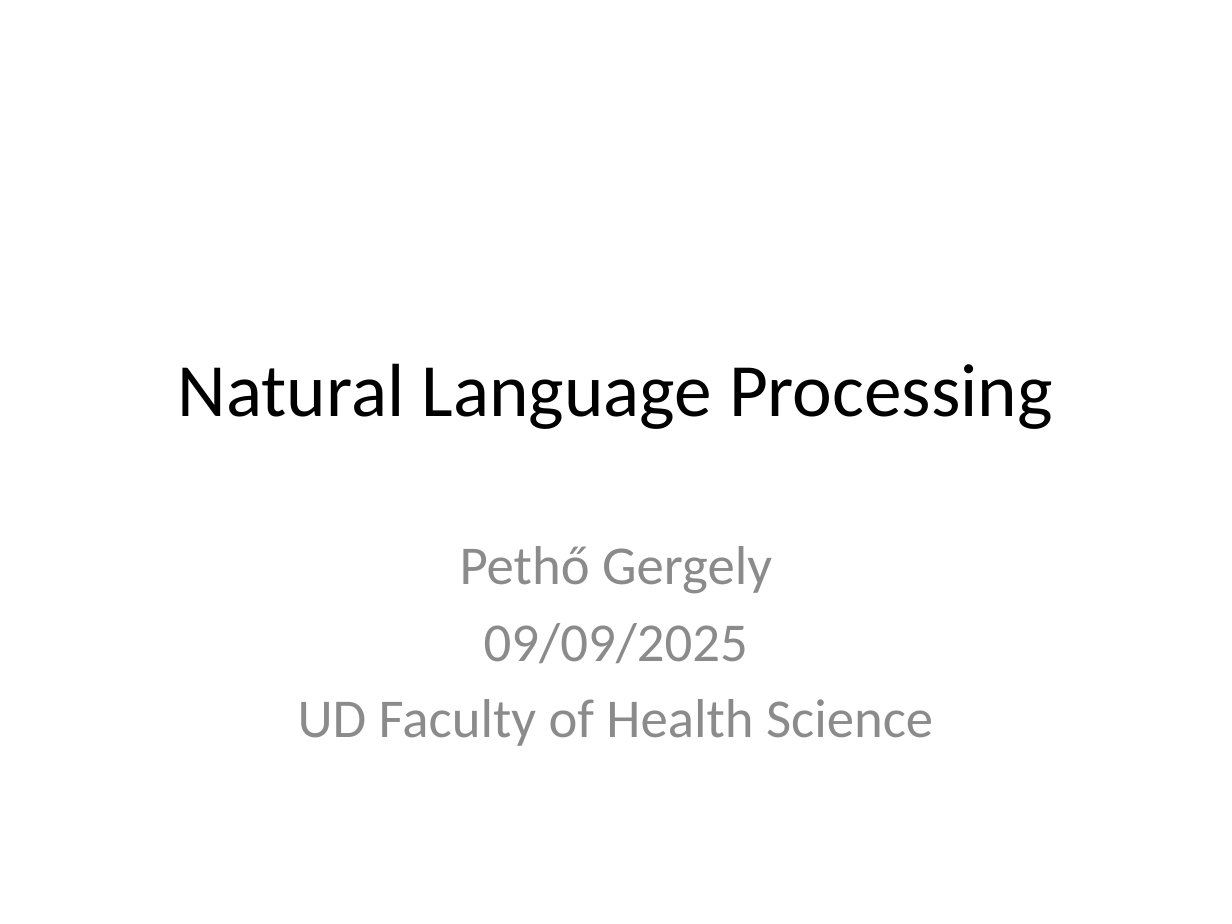
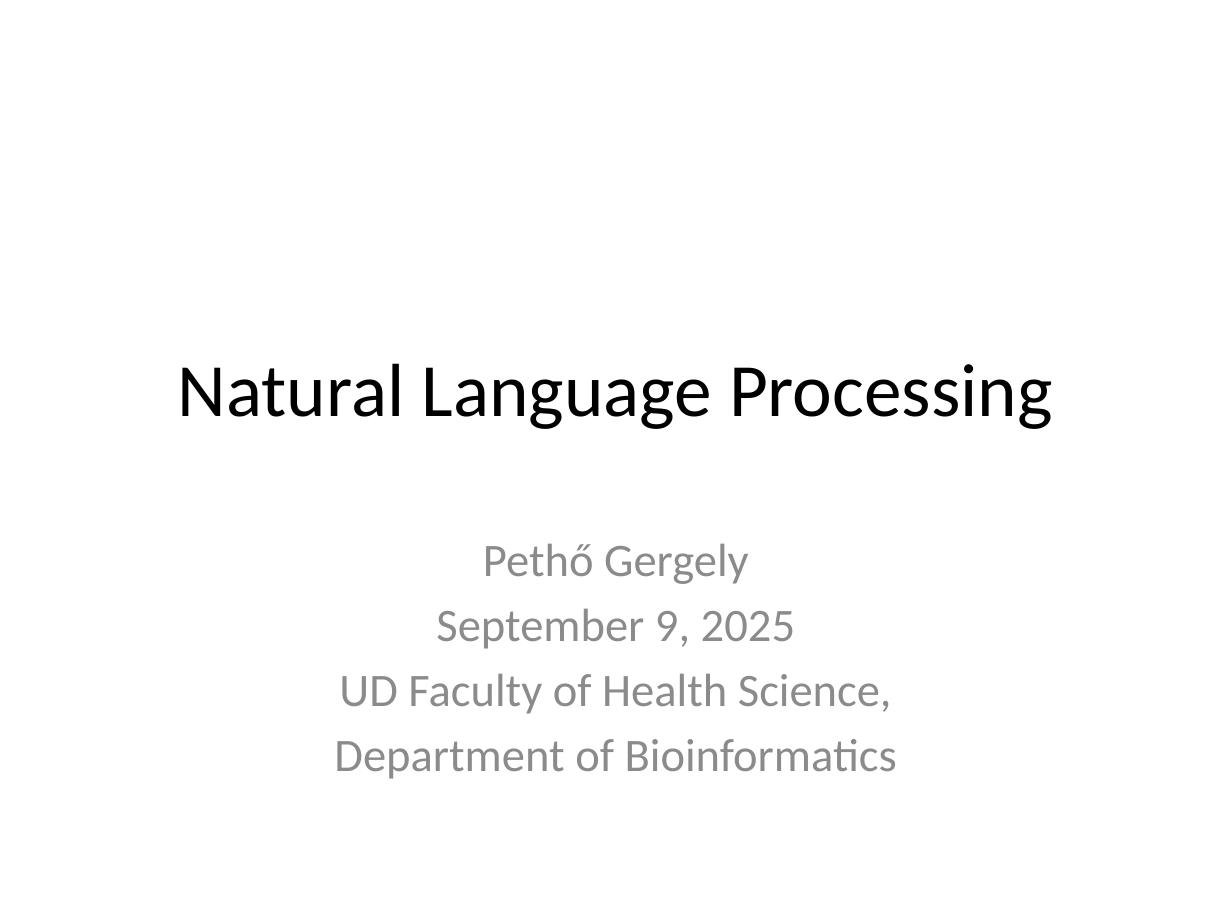
Before and after one commit to Clinical-Bioinformatics-Debrecen/nlp_2025, a slide deck: slide 1 of 1.pptx. Drawn at 1232x924 pixels with LibreOffice and Linux fonts; fonts in the diff are those of the drawing. Boxes give left, top, right and bottom in pixels: in the first picture for what was removed or moved away, otherwise in the second. Text is boxed around its words. In the diff, an @@ line names an element or a change of style, - is before the commit and + after.

```diff
--- a/1.pptx
+++ b/1.pptx
@@ subtitle at (483, 543, 749, 584): size 32 to 27.2 pt in "Pethő Gergely" @@
@@ subtitle at (334, 608, 897, 779): text changed; size 32 to 27.2 pt @@
-09/09/2025
-UD Faculty of Health Science
+September 9, 2025
+UD Faculty of Health Science,
+Department of Bioinformatics
```
